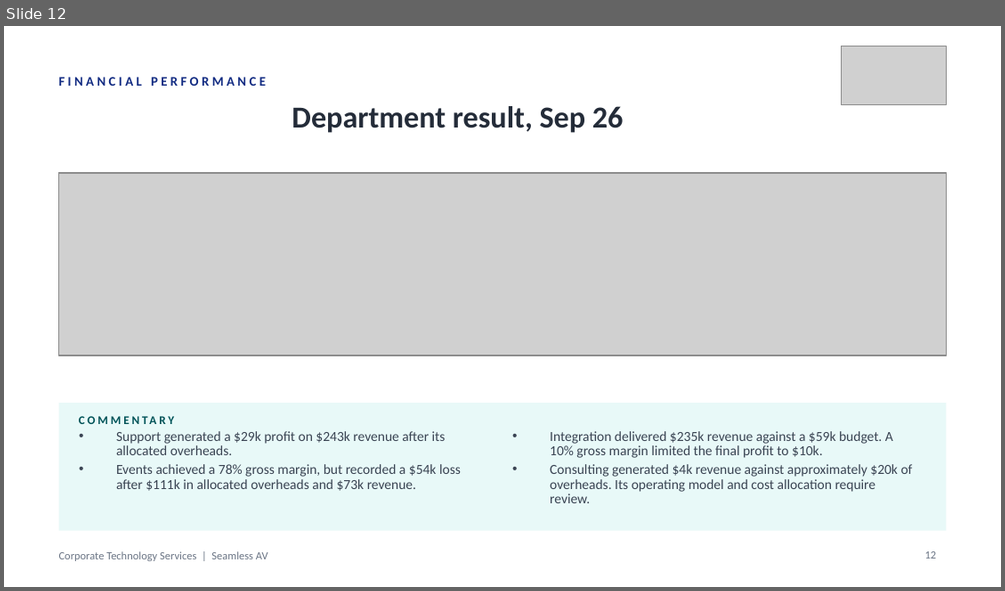
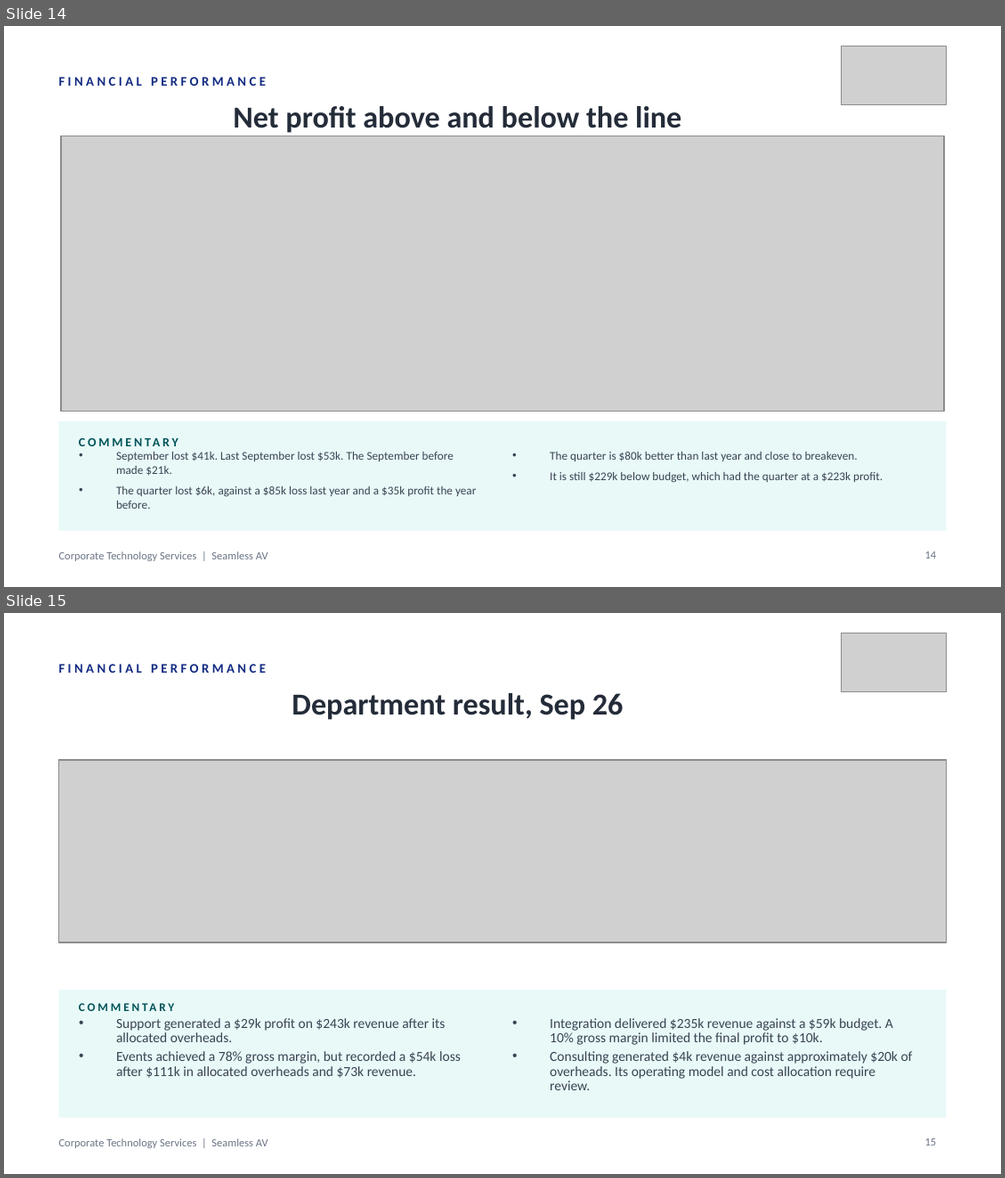
Before and after one commit to WesleyNelson-O33/Claude, a slide deck: deck/CTS Monthly Business Review - 30092026.pptx. Shown one above the other, each under a label of ours: slide 12 before the commit, slides 14 and 15 after it. The pictures are 1005x591 and 1005x1178 pixels, drawn with LibreOffice and Linux fonts; fonts in the diff are those of the drawing; grey boxes stand for pictures. Boxes give left, top, right and bottom in pixels: in the first picture for what was removed or moved away, otherwise in the second. Text is boxed around its words. In the diff, an @@ line names an element or a change of style, - is before the commit and + after.

```diff
--- a/deck/CTS Monthly Business Review - 30092026.pptx
+++ b/deck/CTS Monthly Business Review - 30092026.pptx
@@ slide 14 added at <box>4,26,1001,587</box>, background #FFFFFF; not listed: 1 template element that a slide beside it also shows @@
@@ picture added at <box>841,46,946,104</box> @@
@@ text added at <box>59,77,266,86</box>, 9.5 pt, text #122B82, bold @@
+FINANCIAL PERFORMANCE
@@ text added at <box>233,106,681,133</box>, 22 pt, text #242C39, bold @@
+Net profit above and below the line
@@ picture added at <box>61,135,944,410</box> @@
@@ rectangle added at <box>59,421,946,531</box>, fill #E8F9F8 @@
@@ text added at <box>79,428,378,453</box>, 9 pt, text #005358, bold @@
+COMMENTARY
@@ text added at <box>116,451,476,508</box>, 8.5 pt, text #3A4453 @@
+• September lost $41k. Last September lost $53k. The September before made $21k.
+• The quarter lost $6k, against a $85k loss last year and a $35k profit the year before.
@@ text added at <box>550,451,882,483</box>, 8.5 pt, text #3A4453 @@
+• The quarter is $80k better than last year and close to breakeven.
+• It is still $229k below budget, which had the quarter at a $223k profit.
@@ page number added at <box>925,551,937,558</box>, 8 pt, text #6B7585 @@
+14
@@ what was slide 12 is now slide 15 @@
```
Also in this commit, not shown: 2 other slides added, 16 other files.
